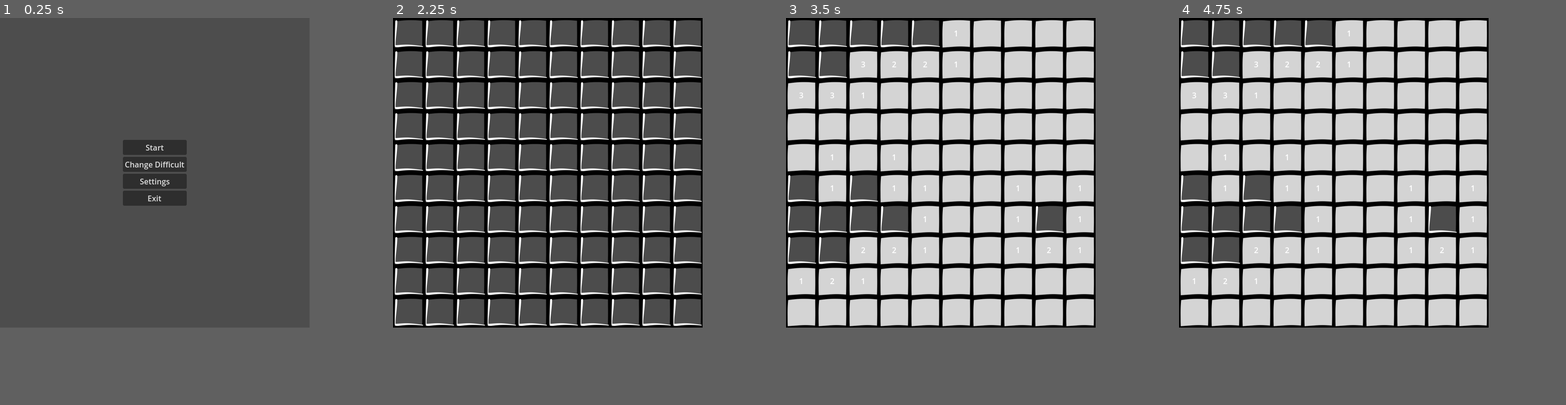
Above: before the commit, frames 1-4 (left to right).
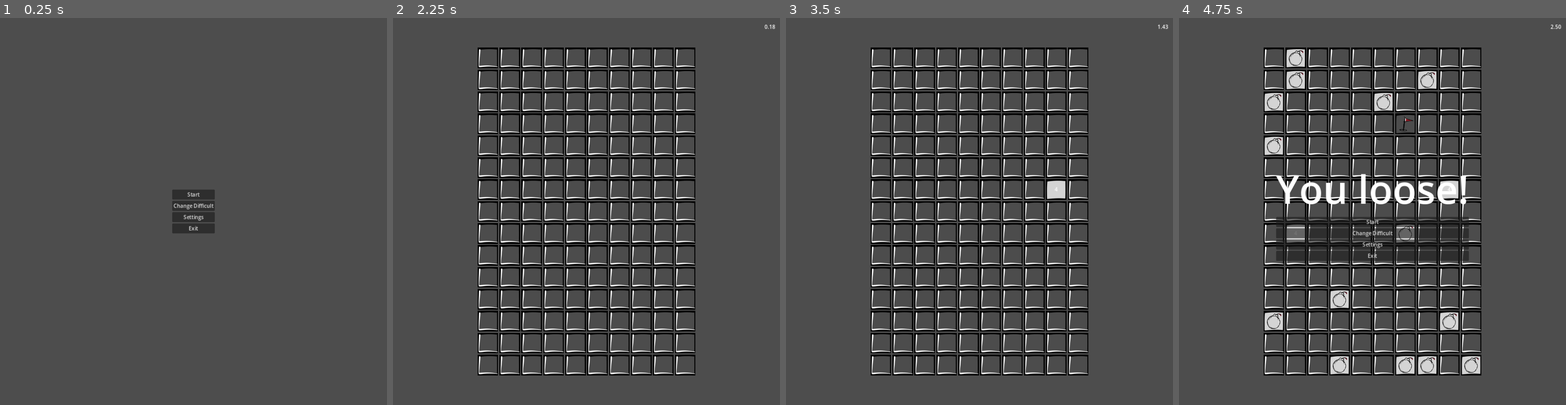
Above: after the commit, the same moments.

Repository: anonlatte/Minesweeper_1
Game: Godot game, scene res://Main.tscn
The game is run twice, just before and just after one commit, with the same random seed, the same clock (stepped at 60 frames per second) and the same inputs.
Inputs (mouse positions are in pixels of both pictures, inside the frame that each line leads up to):
- Up to frame 1 (0.25 s): no input
- Up to frame 2 (2.25 s): click "Change Difficult" at 0.5 s; click "Settings" at 1.25 s; click "Start" at 2 s
- Up to frame 3 (3.5 s): tap Enter at 2.75 s; move the mouse to (1010, 157) at 2.77 s; press the mouse at (1010, 157) at 2.78 s
- Up to frame 4 (4.75 s): tap Space at 3.5 s; move the mouse to (1271, 188) at 3.52 s; release the mouse at (1271, 188) at 3.53 s; click (1271, 188) at 3.6 s; tap Enter at 4.25 s; move the mouse to (1364, 103) at 4.27 s; hold Right mouse button (right_click) from 4.28 s (still down); click (1364, 103) at 4.55 s
In our replay, the window is 640x640 before the commit and 800x800 after it. These sizes can differ from the game's own. Grey fills any space a smaller window leaves; there, only what the larger window draws over its background counts as a difference.

The runs differ from the first frame. In frame 1, 3.3% of the frame differs, in the area x 31-56%, y 31-56%; in frame 2, 31%; in frame 3, 57%; in frame 4, 57%, in the area x 0-99%, y 0-93%.

Commit message:
Done mvp

Diff:
--- a/Board.gd
+++ b/Board.gd
@@ -1,33 +1,40 @@
-extends Node2D
+extends GridContainer
 
 var tiles: Array
-var row: int = 15
-var col: int = 10
-var bomb_count: int = 15
 var Tile: PackedScene = preload ("res://Tile.tscn")
-var sprite_size: int = 64
+var sprite_size: int
 
-func generate():
-	for i in row:
-		for j in col:
+func generate(rows: int, cols: int, bomb_count: int, sprite_size: int):
+	self.sprite_size = sprite_size
+	columns = cols
+	create_board(rows, cols)
+	set_bombs(bomb_count)
+
+func create_board(rows: int, cols: int):
+	if tiles.size() > 0||tiles.size() > 0&&rows * cols != tiles.size():
+		for tile in tiles:
+			tile.queue_free()
+		tiles = []
+	for i in rows:
+		for j in cols:
 			var tile: Node = Tile.instantiate()
 			tile.position = Vector2(i, j) * sprite_size
+			tiles.append(tile)
 			add_child(tile)
-	tiles = get_children()
-	set_bombs()
+			print("Tile created at: ", tile.position / sprite_size)
 
-func set_bombs():
+func set_bombs(bomb_count: int):
 	var n: int = 0
 	while n < bomb_count:
-		var tile = tiles[randi() % len(tiles)]
-		if not tile.is_mine:
+		var tile = tiles[randi() % tiles.size()]
+		if !tile.is_mine:
 			tile.set_bomb()
+			print("Bomb set at: ", tile.position / sprite_size)
 			n += 1
 
 func loose_game():
 	for tile in tiles:
-		if tile.is_mine:
-			tile.isEnabled
+		if (tile.is_mine):
 			tile.uncover()
-	var Main: Node2D = get_parent()
+	var Main: Container = get_parent()
 	Main.update_status(Main.GAME_STATE.LOOSE)
--- a/Main.gd
+++ b/Main.gd
@@ -1,28 +1,70 @@
-extends Node2D
+extends Container
 
-enum GAME_STATE {MENU, IN_PROGRESS, PAUSE, WIN, LOOSE}
+enum GAME_STATE {MENU, START, IN_PROGRESS, PAUSE, WIN, LOOSE}
+
+var state: GAME_STATE = GAME_STATE.MENU
 
 func _ready():
-	$Menu/Status.hide()
-	update_status(GAME_STATE.MENU)
+	update_status(state)
+
+func update_status(new_state: GAME_STATE):
+	state = new_state
+	$Menu.visible = state != GAME_STATE.START && state != GAME_STATE.IN_PROGRESS
+	$Menu/Status.visible = state == GAME_STATE.WIN || state == GAME_STATE.LOOSE
+	match state:
+		GAME_STATE.MENU:
+			$Time.hide()
+			$Board.hide()
+		GAME_STATE.START:
+			start_game()
+		GAME_STATE.IN_PROGRESS:
+			$Time.toggle_pause()
+		GAME_STATE.WIN:
+			$Board.set_process_input(false)
+			$Time.toggle_pause()
+			$Menu/Status.text = "You win!"
+			$Menu/Status.show()
+		GAME_STATE.LOOSE:
+			$Board.set_process_input(false)
+			$Time.toggle_pause()
+			$Menu/Status.text = "You loose!"
+			$Menu/Status.show()
 
 func start_game():
-	$Board.generate()
+	var rows: int = 15
+	var cols: int = 10
+	var bomb_count: int = 15
+	var sprite_size = 64
+	# update window size
+	# get_viewport().size = Vector2(cols, rows) * sprite_size
+	$Time.show()
+	$Time.start()
+	$Board.show()
+	$Board.generate(rows, cols, bomb_count, sprite_size)
+	$Board.set_process_input(true)
 
-func update_status(state: GAME_STATE):
-	$Menu.visible = state != GAME_STATE.IN_PROGRESS
+func _on_start_pressed() -> void:
+	update_status(GAME_STATE.START)
+
+func _on_exit_pressed():
+	get_tree().quit()
+
+func _input(event):
+	if event is InputEventKey && event.keycode == KEY_ESCAPE:
+		if event.pressed:
+			handle_escape()
+
+func handle_escape():
 	match state:
 		GAME_STATE.MENU:
-			$Menu/Status.text = "Press any key to start"
+			get_tree().quit()
+		GAME_STATE.START:
+			update_status(GAME_STATE.MENU)
 		GAME_STATE.IN_PROGRESS:
-			start_game()
-			$Menu/Status.text = "In progress"
+			update_status(GAME_STATE.PAUSE)
 		GAME_STATE.PAUSE:
-			$Menu/Status.text = "Paused"
+			update_status(GAME_STATE.IN_PROGRESS)
 		GAME_STATE.WIN:
-			$Menu/Status.text = "You win!"
+			update_status(GAME_STATE.MENU)
 		GAME_STATE.LOOSE:
-			$Menu/Status.text = "You loose!"
-
-func _on_start_pressed() -> void:
-	update_status(GAME_STATE.IN_PROGRESS)
+			update_status(GAME_STATE.MENU)
--- a/Main.tscn
+++ b/Main.tscn
@@ -1,54 +1,66 @@
-[gd_scene load_steps=3 format=3 uid="uid://i0wq1key5dhk"]
+[gd_scene load_steps=4 format=3 uid="uid://i0wq1key5dhk"]
 
 [ext_resource type="Script" path="res://Main.gd" id="1_aqh2a"]
 [ext_resource type="Script" path="res://Board.gd" id="2_diq6s"]
+[ext_resource type="Script" path="res://Time.gd" id="3_t7c7u"]
 
-[node name="Main" type="Node2D"]
+[node name="Main" type="MarginContainer"]
+anchors_preset = 15
+anchor_right = 1.0
+anchor_bottom = 1.0
+grow_horizontal = 2
+grow_vertical = 2
+theme_override_constants/margin_left = 16
+theme_override_constants/margin_top = 16
+theme_override_constants/margin_right = 16
+theme_override_constants/margin_bottom = 16
 script = ExtResource("1_aqh2a")
 
-[node name="Board" type="Node2D" parent="."]
+[node name="Board" type="GridContainer" parent="."]
+layout_mode = 2
+size_flags_horizontal = 4
+size_flags_vertical = 4
 script = ExtResource("2_diq6s")
 
-[node name="Menu" type="CenterContainer" parent="."]
-offset_right = 640.0
-offset_bottom = 640.0
-
-[node name="VBoxContainer" type="VBoxContainer" parent="Menu"]
+[node name="Menu" type="VFlowContainer" parent="."]
 layout_mode = 2
+size_flags_horizontal = 4
 alignment = 1
 
-[node name="Start" type="Button" parent="Menu/VBoxContainer"]
+[node name="Status" type="Label" parent="Menu"]
+layout_mode = 2
+size_flags_horizontal = 4
+theme_override_font_sizes/font_size = 121
+text = "Win!"
+horizontal_alignment = 1
+vertical_alignment = 1
+
+[node name="Start" type="Button" parent="Menu"]
 layout_mode = 2
 text = "Start
 "
 
-[node name="Difficult" type="Button" parent="Menu/VBoxContainer"]
+[node name="Difficult" type="Button" parent="Menu"]
 layout_mode = 2
 text = "Change Difficult"
 
-[node name="Settings" type="Button" parent="Menu/VBoxContainer"]
+[node name="Settings" type="Button" parent="Menu"]
 layout_mode = 2
 text = "Settings"
 
-[node name="Exit" type="Button" parent="Menu/VBoxContainer"]
+[node name="Exit" type="Button" parent="Menu"]
 layout_mode = 2
 text = "Exit
 "
 
-[node name="Status" type="Label" parent="Menu"]
+[node name="Time" type="Label" parent="."]
 layout_mode = 2
-text = "In progress"
+size_flags_horizontal = 8
+size_flags_vertical = 0
+text = "00:00"
 horizontal_alignment = 1
 vertical_alignment = 1
+script = ExtResource("3_t7c7u")
 
-[node name="Time" type="Label" parent="."]
-visible = false
-offset_left = 557.0
-offset_right = 640.0
-offset_bottom = 23.0
-horizontal_alignment = 1
-vertical_alignment = 1
-
-[node name="Timer" type="Timer" parent="Time"]
-
-[connection signal="pressed" from="Menu/VBoxContainer/Start" to="." method="_on_start_pressed"]
+[connection signal="pressed" from="Menu/Start" to="." method="_on_start_pressed"]
+[connection signal="pressed" from="Menu/Exit" to="." method="_on_exit_pressed"]
--- a/Tile.gd
+++ b/Tile.gd
@@ -1,4 +1,4 @@
-extends Node2D
+extends Container
 
 var is_covered: bool = true
 var flagged: bool = false
@@ -23,13 +23,6 @@
 			for tile in get_surrounds():
 				if tile.is_covered:
 					tile.uncover()
-
-func count_surrounds():
-	var count: int = 0
-	for i in get_tree().get_nodes_in_group("Tile"):
-		if i.is_mine:
-			count += 1
-	return count
 
 func get_surrounds() -> Array[Variant]:
 	var surrounds: Array[Variant] = []
@@ -58,7 +51,7 @@
 			$Flag.show()
 			flagged = true
 
-func _on_control_gui_input(event):
+func _on_tile_gui_input(event):
 	if event is InputEventMouseButton:
 		if event.is_action_pressed("left_click"):
 			if !is_mine:
--- a/Tile.tscn
+++ b/Tile.tscn
@@ -6,53 +6,45 @@
 [ext_resource type="Texture2D" uid="uid://bsssjkcxrkjnp" path="res://assets/64x64/unknown_2_64x64.png" id="4_81f7p"]
 [ext_resource type="Texture2D" uid="uid://u8npm470dq5k" path="res://assets/64x64/flag_1_64x64.png" id="5_mu4pc"]
 
-[node name="Tile" type="Node2D"]
-script = ExtResource("1_lnfgr")
-
-[node name="Back" type="Sprite2D" parent="."]
-position = Vector2(32, 32)
-texture = ExtResource("2_5af1c")
-
-[node name="Bomb" type="Sprite2D" parent="."]
-visible = false
-position = Vector2(32, 32)
-texture = ExtResource("3_quepv")
-
-[node name="Label" type="Label" parent="."]
+[node name="Tile" type="CenterContainer"]
 anchors_preset = 8
 anchor_left = 0.5
 anchor_top = 0.5
 anchor_right = 0.5
 anchor_bottom = 0.5
-offset_right = 64.0
-offset_bottom = 64.0
-grow_horizontal = 2
-grow_vertical = 2
-horizontal_alignment = 1
-vertical_alignment = 1
-
-[node name="Cover" type="Sprite2D" parent="."]
-position = Vector2(32, 32)
-texture = ExtResource("4_81f7p")
-
-[node name="Flag" type="Sprite2D" parent="."]
-visible = false
-position = Vector2(32, 32)
-texture = ExtResource("5_mu4pc")
-
-[node name="Control" type="Control" parent="."]
-layout_mode = 3
-anchors_preset = 8
-anchor_left = 0.5
-anchor_top = 0.5
-anchor_right = 0.5
-anchor_bottom = 0.5
-offset_right = 64.0
-offset_bottom = 64.0
+offset_left = -32.0
+offset_top = -32.0
+offset_right = 32.0
+offset_bottom = 32.0
 grow_horizontal = 2
 grow_vertical = 2
 size_flags_horizontal = 4
 size_flags_vertical = 4
-metadata/_edit_lock_ = true
+script = ExtResource("1_lnfgr")
 
-[connection signal="gui_input" from="Control" to="." method="_on_control_gui_input"]
+[node name="Back" type="TextureRect" parent="."]
+layout_mode = 2
+texture = ExtResource("2_5af1c")
+
+[node name="Bomb" type="TextureRect" parent="."]
+visible = false
+layout_mode = 2
+texture = ExtResource("3_quepv")
+
+[node name="Label" type="Label" parent="."]
+layout_mode = 2
+size_flags_horizontal = 4
+text = "4"
+horizontal_alignment = 1
+vertical_alignment = 1
+
+[node name="Cover" type="TextureRect" parent="."]
+layout_mode = 2
+texture = ExtResource("4_81f7p")
+
+[node name="Flag" type="TextureRect" parent="."]
+visible = false
+layout_mode = 2
+texture = ExtResource("5_mu4pc")
+
+[connection signal="gui_input" from="." to="." method="_on_tile_gui_input"]
--- /dev/null
+++ b/Time.gd
@@ -0,0 +1,16 @@
+extends Label
+
+var time_elapsed := 0.0
+var is_paused := false
+
+func _process(delta: float) -> void:
+	if !is_paused:
+		time_elapsed += delta
+		text = str(time_elapsed).pad_decimals(2)
+
+func start() -> void:
+	time_elapsed = 0.0
+	is_paused = false
+
+func toggle_pause() -> void:
+	is_paused = !is_paused
--- a/project.godot
+++ b/project.godot
@@ -17,8 +17,9 @@
 
 [display]
 
-window/size/viewport_width=640
-window/size/viewport_height=640
+window/size/viewport_width=1200
+window/size/viewport_height=1200
+window/stretch/mode="canvas_items"
 
 [editor_plugins]
 
